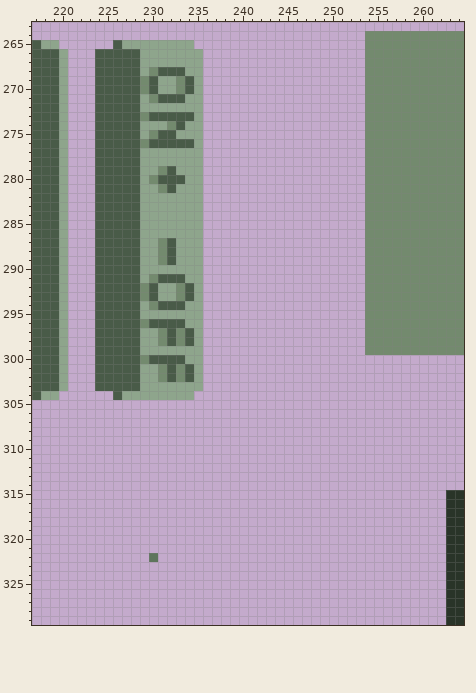
Edited in one commit: pixel-art file (source-assets/nissy-girl-iteration.aseprite). Above is the file before it was changed.
400x800 pixels, 1 frame. Colours within 5 levels of each other are drawn and written as one. Shown: x 217..264, y 263..329. The commit also changed other parts of the picture, which this record leaves out.
After:
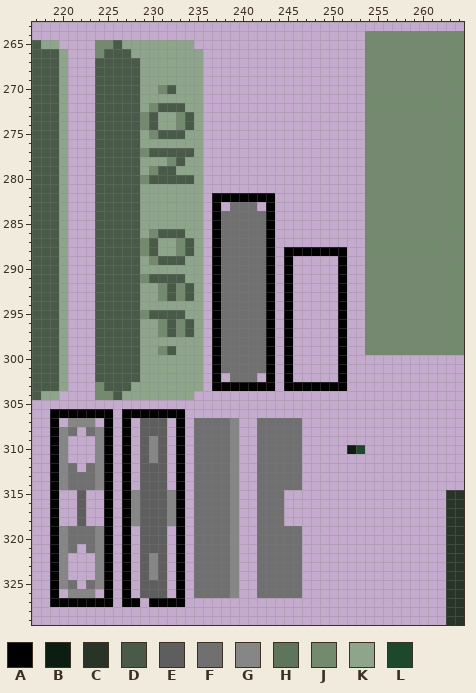
Palette (. is transparent): A #000000  B #0c1d11  C #293428  D #495b48  E #5e5e5e  F #707070  G #868686  H #5e755c  J #738a6e  K #8ea58c  L #1e482b
Difference:
Changed rows in their new state; - is an unchanged pixel.
first column x 219:
265 -----JJ----------------------------
266 -----J---K-------------------------
268 -----------KKKK--------------------
269 ----------KK--KK-------------------
270 ----------KKJDKK-------------------
271 -----------KKKK--------------------
272 -----------JDDD--------------------
273 ------------KKJ--------------------
274 ----------JD-KJD-------------------
275 --------------D--------------------
276 ----------KKKKKK-------------------
277 ----------JDDDDD-------------------
278 -------------JD--------------------
279 -----------JD----------------------
280 ----------JD---D-------------------
281 ------------KK---------------------
282 ------------------AAAAAAA----------
283 ------------------A-FFF-A----------
284 ------------------AFFFFFA----------
285 ------------------AFFFFFA----------
286 -----------JDDD---AFFFFFA----------
287 ----------JDKKJD--AFFFFFA----------
288 ----------JDKKJD--AFFFFFA-AAAAAAA--
289 -----------JD-D---AFFFFFA-A-----A--
290 ------------------AFFFFFA-A-----A--
291 ----------JD------AFFFFFA-A-----A--
292 ----------KKJD----AFFFFFA-A-----A--
293 ----------KKJD----AFFFFFA-A-----A--
294 -----------KKKK---AFFFFFA-A-----A--
295 ----------JDDDD---AFFFFFA-A-----A--
296 ----------KKJ-JD--AFFFFFA-A-----A--
297 ------------------AFFFFFA-A-----A--
298 ------------KKKK--AFFFFFA-A-----A--
299 ------------JD----AFFFFFA-A-----A--
300 ----------KKKKK---AFFFFFA-A-----A--
301 ------------KKKK--AFFFFFA-A-----A--
302 ------------KKKK--A-FFF-A-A-----A--
303 -----J---K--------AAAAAAA-AAAAAAA--
304 -----JJ----------------------------
306 AAAAAAA-AAAAAAA--------------------
307 A-GGG-A-A-EEE-A-FFFFG--FFFFF-------
308 AGF-FGA-A-EEE-A-FFFFG--FFFFF-------
309 AG---GA-A-EGE-A-FFFFG--FFFFF-------
310 AG---GA-A-EGE-A-FFFFG--FFFFF-----BL
311 AG---GA-A-EGE-A-FFFFG--FFFFF-------
312 AGF-FGA-A-EEE-A-FFFFG--FFFFF-------
313 AGFFFGA-A-EEE-A-FFFFG--FFFFF-------
314 AGFFFGA-A-EEE-A-FFFFG--FFFFF-------
315 A--E--A-AGEEEGA-FFFFG--FFF---------
316 A--E--A-AGEEEGA-FFFFG--FFF---------
317 A--E--A-AGEEEGA-FFFFG--FFF---------
318 A--E--A-AGEEEGA-FFFFG--FFF---------
319 AGFFFGA-A-EEE-A-FFFFG--FFFFF-------
320 AGFFFGA-A-EEE-A-FFFFG--FFFFF-------
321 AGF-FGA-A-EEE-A-FFFFG--FFFFF-------
322 AG---GA-A-EGE-A-FFFFG--FFFFF-------
323 AG---GA-A-EGE-A-FFFFG--FFFFF-------
324 AG---GA-A-EGE-A-FFFFG--FFFFF-------
325 AGF-FGA-A-EEE-A-FFFFG--FFFFF-------
326 A-GGG-A-A-EEE-A-FFFFG--FFFFF-------
327 AAAAAAA-AA-AAAA--------------------
Boxes around the changes in both pictures, in picture pixels (x1, y1, x2, y2):
changed: (50, 40, 347, 607)
added: (347, 445, 365, 454)
